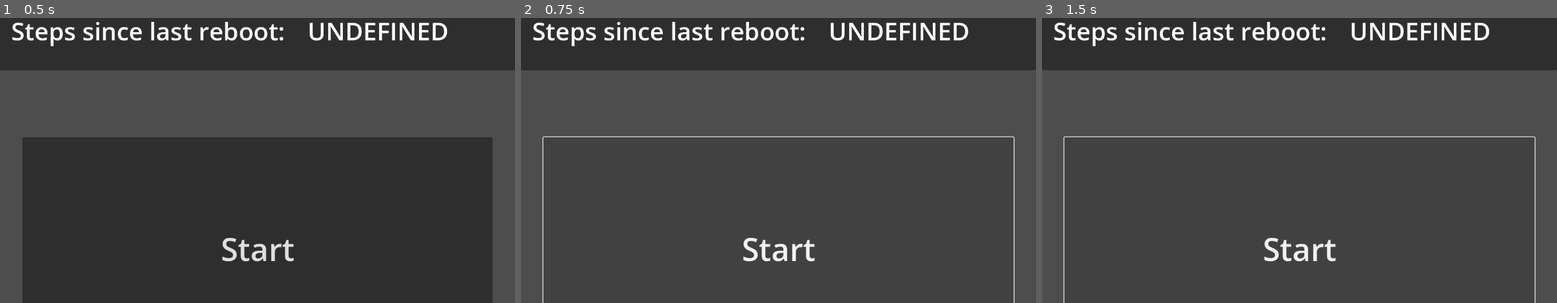
Above: before the commit, frames 1-3 (left to right).
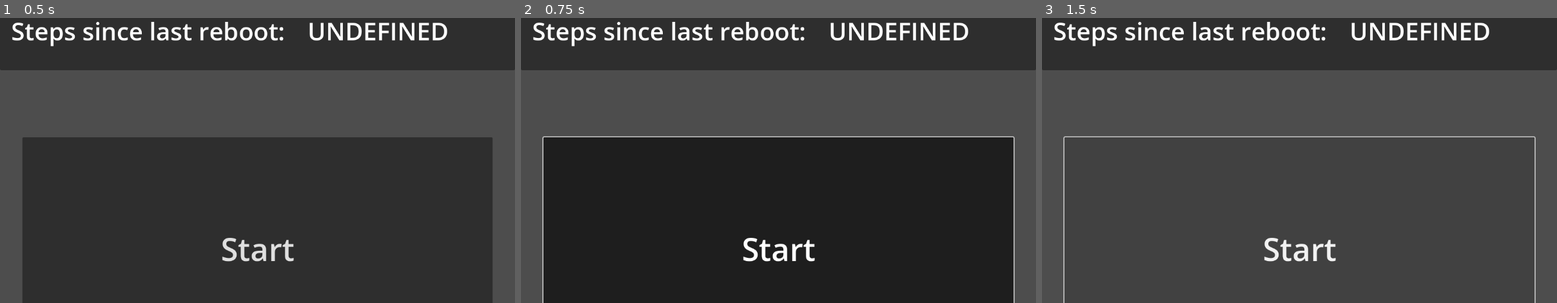
Above: after the commit, the same moments.

Repository: CoryParsnipson/godot-experiments
Game: Godot game, scene res://main.tscn
The game is run twice, just before and just after one commit, with the same random seed, the same clock (stepped at 60 frames per second) and the same inputs.
Inputs:
- Up to frame 1 (0.5 s): no input
- Up to frame 2 (0.75 s): click "Start" at 0.5 s
- Up to frame 3 (1.5 s): click "Start" at 1.25 s

Frame 1 is identical in both runs. In frame 2, 53% of the frame differs, in the area x 4-96%, y 41-100%; in frame 3, nothing differs.

Commit message:
Create foreground service.

Diff:
--- a/walk/android-plugin/plugin/demo/main.gd
+++ b/walk/android-plugin/plugin/demo/main.gd
@@ -8,6 +8,7 @@
 }
 var _android_plugin
 
+@onready var initial_button_text = $VBoxContainer/btn_margin/btn_register_listener.text
 
 func _ready():
 	if Engine.has_singleton(_plugin_name):
@@ -67,9 +68,12 @@
 	return true
 
 
-func disable_register_listener_button():
+func reset_start_button_text():
+	$VBoxContainer/btn_margin/btn_register_listener.text = initial_button_text
+
+
+func set_start_button_text():
 	$VBoxContainer/btn_margin/btn_register_listener.text = "Step Counter active..."
-	$VBoxContainer/btn_margin/btn_register_listener.disabled = true
 
 
 func set_step_counter_display(val):
@@ -84,7 +88,7 @@
 	set_step_counter_display(steps_since_last_reboot)
 
 
-func _on_Button_pressed():
+func _on_start_button_toggled(toggled_on: bool):
 	if not require_android_plugin():
 		return
 
@@ -93,14 +97,17 @@
 		print("Could not get all permissions needed...")
 		return
 
-	print("checking steps...")
-	_android_plugin.checkSteps()
-	# FIXME: foreground service still in progress
-	#_android_plugin.startForegroundService()
+	print("button pressed!")
+	print("button pressed: " + "PRESSED" if toggled_on else "NOT PRESSED")
 
-	print("button pressed!")
+	if toggled_on:
+		# _android_plugin.checkSteps() # FIXME: move to foreground serivce
+		_android_plugin.startStepsCounterForegroundService()
 
-	# no idea why we need to use call_deferred here; otherwise
-	# the get node call will return null
-	call_deferred("reset_step_counter_display", 0)
-	call_deferred("disable_register_listener_button")
+		# no idea why we need to use call_deferred here; otherwise
+		# the get node call will return null
+		call_deferred("reset_step_counter_display", 0)
+		call_deferred("set_start_button_text")
+	else:
+		_android_plugin.stopStepsCounterService()
+		call_deferred("reset_start_button_text")
--- a/walk/android-plugin/plugin/demo/main.tscn
+++ b/walk/android-plugin/plugin/demo/main.tscn
@@ -83,6 +83,7 @@
 custom_minimum_size = Vector2(300, 500)
 layout_mode = 2
 theme_override_font_sizes/font_size = 70
+toggle_mode = true
 text = "Start"
 
-[connection signal="pressed" from="VBoxContainer/btn_margin/btn_register_listener" to="." method="_on_Button_pressed"]
+[connection signal="toggled" from="VBoxContainer/btn_margin/btn_register_listener" to="." method="_on_start_button_toggled"]
Not shown, changed: walk/android-plugin/plugin/build.gradle.kts
Not shown, changed: walk/android-plugin/plugin/src/main/java/org/godotengine/plugin/stepscounter/StepsCounter.kt
Not shown, added: walk/android-plugin/plugin/src/main/java/org/godotengine/plugin/stepscounter/StepsCounterListener.kt
Not shown, changed: walk/android-plugin/plugin/src/main/java/org/godotengine/plugin/stepscounter/StepsCounterService.kt
